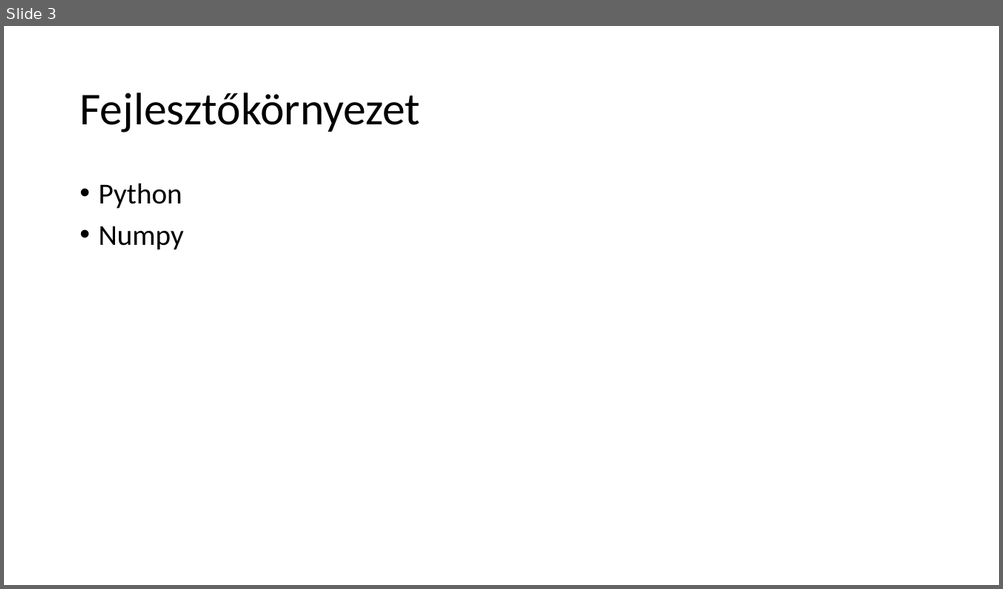
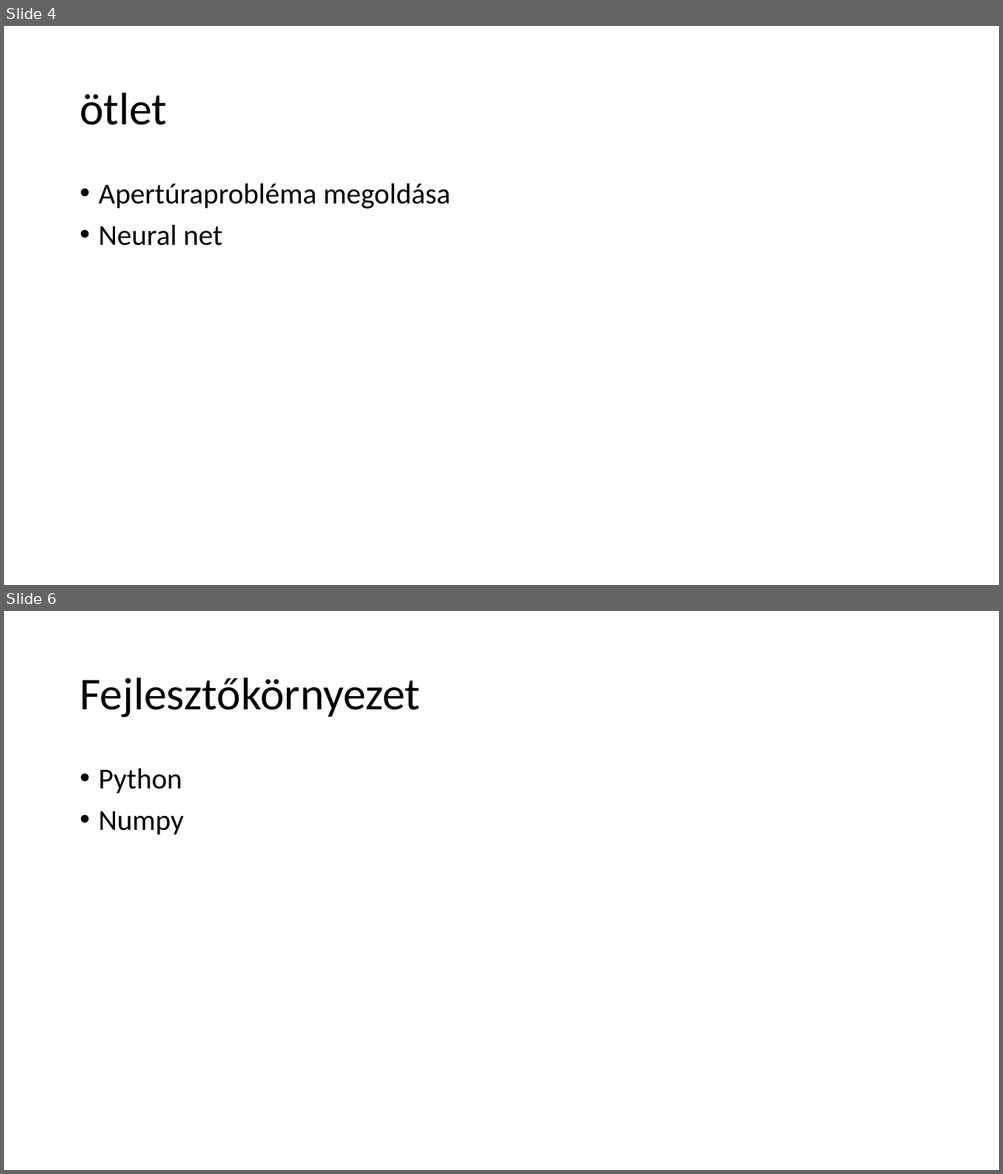
Before and after one commit to koojozsef/Szakdolgozat_PE, a slide deck: 01_doc/presentation.pptx. Shown one above the other, each under a label of ours: slide 3 before the commit, slides 4 and 6 after it; the slides between them are not shown. The pictures are 1003x589 and 1003x1174 pixels, drawn with LibreOffice and Linux fonts; fonts in the diff are those of the drawing. Boxes give left, top, right and bottom in pixels: in the first picture for what was removed or moved away, otherwise in the second. Text is boxed around its words. In the diff, an @@ line names an element or a change of style, - is before the commit and + after.

```diff
--- a/01_doc/presentation.pptx
+++ b/01_doc/presentation.pptx
@@ slide 4 added at box(4, 26, 999, 585), background #FFFFFF @@
@@ title added at box(79, 93, 167, 125), 44 pt, text #000000 @@
+ötlet
@@ text added at box(99, 183, 450, 246), 28 pt, text #000000 @@
+• Apertúraprobléma megoldása
+• Neural net
@@ what was slide 3 is now slide 6 @@
```
Also in this commit, not shown: 2 slides changed, 2 other slides added, 2 other files.
